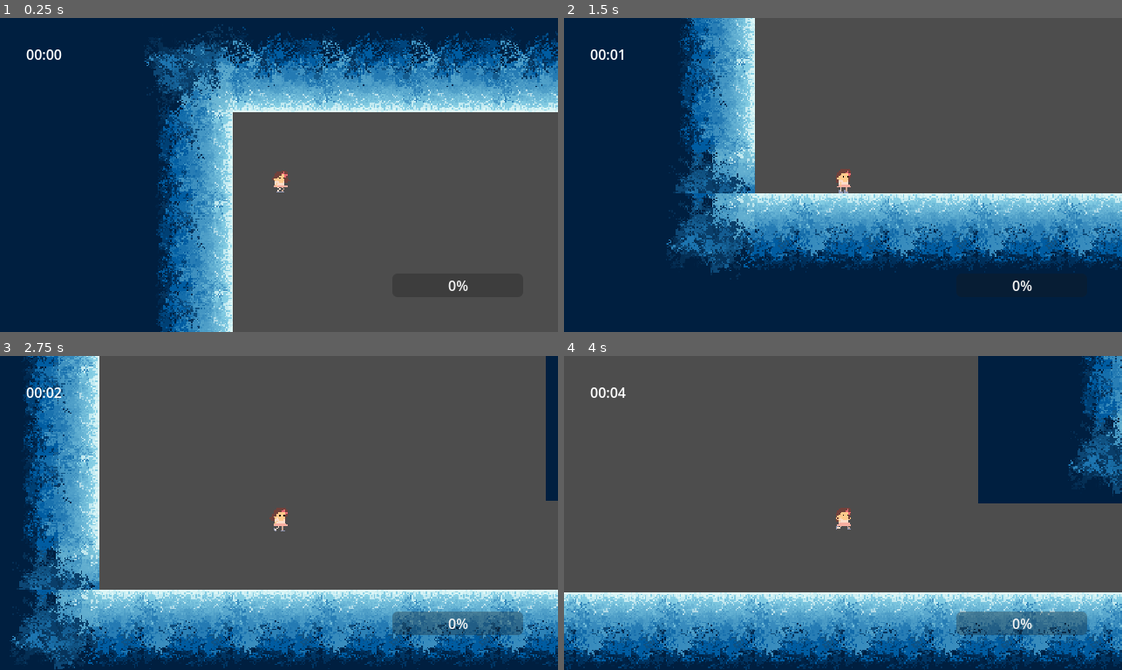
Above: before the commit, frames 1-4 (two rows, left to right).
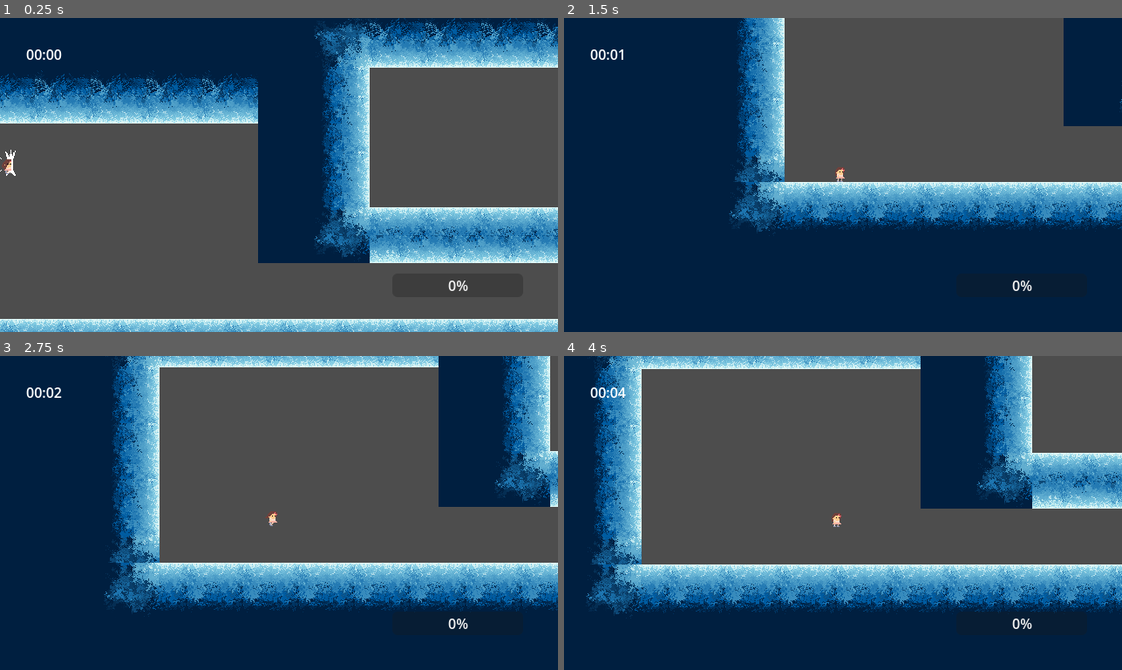
Above: after the commit, the same moments.

Repository: Bitsilisk/speedjam-8
Game: Godot game, scene res://scenes/testbed.tscn
The game is run twice, just before and just after one commit, with the same random seed, the same clock (stepped at 60 frames per second) and the same inputs.
Inputs (mouse positions are in pixels of both pictures, inside the frame that each line leads up to):
- Up to frame 1 (0.25 s): no input
- Up to frame 2 (1.5 s): tap Enter (enter) at 0.5 s; move the mouse to (965, 159) at 0.52 s; hold D (move_right) 0.53-1.28 s; hold Shift (flow_release, bound only before the commit) 0.53-1.28 s; click (965, 159) at 0.67 s; tap Space (jump) at 0.77, 0.8, 1.07, 1.35 s; move the mouse to (731, 190) at 1.27 s; hold Down (down) from 1.28 s (still down)
- Up to frame 3 (2.75 s): tap Space (jump) at 1.52, 1.82, 2.3 s; tap Shift (flow_release, bound only before the commit) at 1.55 s; move the mouse to (334, 443) at 2.02 s; release Down (down) at 2.03 s; hold D (move_right) from 2.03 s (still down); tap Enter (enter) at 2.1 s
- Up to frame 4 (4 s): move the mouse to (815, 575) at 2.77 s; release D (move_right) at 2.78 s; hold Up (up) 2.78-3.53 s; tap Shift (flow_release, bound only before the commit) at 2.85 s; click (815, 575) at 2.92 s; tap Space (jump) at 3.02, 3.32, 3.77, 3.8 s; move the mouse to (1010, 560) at 3.52 s; hold Left (left) from 3.53 s (still down); hold F from 3.53 s (still down)

The runs differ from the first frame. In frame 1, 67% of the frame differs, in the area x 0-100%, y 0-100%; in frame 2, 32%; in frame 3, 56%; in frame 4, 58%.
Error after the commit: Invalid access to property or key 'flow_release' on a base object of type 'CharacterBody2D (player.gd)'. (res://scenes/animation_player.gd:20)

Commit message:
Fix player camera, refactor flow a bit.

Diff:
--- a/project.godot
+++ b/project.godot
@@ -94,7 +94,7 @@
 "events": [Object(InputEventKey,"resource_local_to_scene":false,"resource_name":"","device":-1,"window_id":0,"alt_press …(195 unchanged characters)…
 ]
 }
-flow_release={
+use_flow={
 "deadzone": 0.5,
 "events": [Object(InputEventKey,"resource_local_to_scene":false,"resource_name":"","device":-1,"window_id":0,"alt_press …(195 unchanged characters)…
 ]
--- a/scenes/animation_player.gd
+++ b/scenes/animation_player.gd
@@ -22,6 +22,8 @@
 	elif player.stunned:
 		if is_playing():
 			play("fall_right")
+	elif player.on_wall:
+		play("wall_hang_right")
 	elif not player.is_on_floor():
 		if player.velocity.y > 0:
 			play("jump_right")
@@ -30,6 +32,9 @@
 	elif input_direction == 0:
 		play("idle")
 	elif input_direction != 0:
-		play("left")
+		if player.is_flow_speed():
+			play("spin")
+		else:
+			play("left")
 
 #func
--- a/scenes/player.gd
+++ b/scenes/player.gd
@@ -2,31 +2,30 @@
 
 const SLAM_SENSITIVITY:float = 10
 const TOP_SPEED:float = 300
+const TOP_FLOW_SPEED:float = 500
 const SPEED:float = .25
 const JUMP_SPEED:float = 300
 const WALL_DISTANCE:int = 16
 const COYOTE_LENGTH:float = .1
-
-@export var flow_speed_increase_by = 3
-@export var flow_speed_dropoff = 1
+const FLOW_SPEED_PERCENT:float = .75
+const FLOW_BUILD_RATE = 10
+const FLOW_DECAY_RATE = 1
 
 @onready var camera = $PhantomCamera2D
 @onready var forward_raycast:RayCast2D = $RayCast2D
 @onready var player_ui = $player_ui
 @onready var heart_particales = $GPUParticles2D
-
-# Flow, increases top speed
-var flow:float = 0
 @onready var sfx_jump: AudioStreamPlayer = $sfx_jump
 @onready var sfx_wallkick: AudioStreamPlayer = $sfx_wallkick
 @onready var sfx_land: AudioStreamPlayer = $sfx_land
 
-var flow_bar
-var flow_release: bool
+# Flow, increases top speed
+var flow:float = 0
 
 var last_velocity:Vector2
 var coyote_time:float = 0
 var stunned:bool
+var on_wall:bool = false
 
 func is_on_coyote_floor(delta:float) -> bool:
 	if is_on_floor():
@@ -37,15 +36,14 @@
 
 func _physics_process(delta):
 	rotate_raycast()
-	add_flow_progress()
-	release_flow()
 	check_stun()
 	apply_gravity(delta)
 	handle_input(delta)
-	camera.follow_offset = velocity * Vector2(.8,.5)
+	camera.follow_offset = velocity * Vector2(.2,.1)
 	if not is_zero_approx(velocity.x):
 		last_velocity = velocity
 	move_and_slide()
+	check_flow_state()
 
 func handle_input(delta:float):
 	var jump_input:bool = Input.is_action_just_pressed("jump")
@@ -56,15 +54,26 @@
 		else:
 			var new_direction = get_input_direction()
 			var new_velocity:float = new_direction * SPEED * delta * 1000.
-			if abs(velocity.x + new_velocity) < TOP_SPEED + flow:
+			if abs(velocity.x + new_velocity) < get_top_speed():
 				if new_direction != sign(last_velocity.x):
 					new_velocity *= 2
 				velocity.x += new_velocity
 	else:
 		if jump_input and forward_raycast.is_colliding():
-			velocity.x = TOP_SPEED * -sign(last_velocity.x)
+			velocity.x = get_top_speed() * -sign(last_velocity.x)
 			jump()
 			sfx_wallkick.play()
+
+	if Input.is_action_pressed("use_flow") and not is_zero_approx(player_ui.flow_bar.value):
+		flow += FLOW_BUILD_RATE
+		player_ui.flow_bar.value -= 0.5
+		heart_particales.emitting = true
+	else:
+		heart_particales.emitting = false
+		flow = max(0, flow-FLOW_DECAY_RATE)
+
+func get_top_speed():
+	return min(TOP_FLOW_SPEED, TOP_SPEED + flow)
 
 func apply_gravity(delta:float):
 	if not is_on_floor():
@@ -73,10 +82,15 @@
 func check_stun():
 	var movement_direction:int = sign(velocity.x)
 	if movement_direction == 0:
-		if abs(last_velocity.x) >= TOP_SPEED-SLAM_SENSITIVITY and is_on_floor():
+		var on_floor:bool = is_on_floor()
+		if abs(last_velocity.x) >= TOP_SPEED-SLAM_SENSITIVITY and on_floor:
 			stunned = true
+			on_wall = false
+		elif not on_floor:
+			on_wall = true
 	else:
 		stunned = false
+		on_wall = false
 
 func jump():
 	stunned = false
@@ -89,21 +103,11 @@
 func rotate_raycast():
 	forward_raycast.target_position.x = WALL_DISTANCE * sign(last_velocity.x)
 
-func add_flow_progress():
-	#if going at top speed on the floor
-	if velocity.length() > 295 && is_on_floor() && !flow_release:
+func is_flow_speed() -> bool:
+	return abs(velocity.x) > TOP_SPEED * FLOW_SPEED_PERCENT
+
+func check_flow_state():
+	if is_flow_speed():
 		player_ui.flow_bar.value += 1
-
-	# if close to edge and pressed jump
-	 #flow + 10
-
-func release_flow():
-	flow_release = Input.is_action_pressed("flow_release")
-
-	if flow_release && player_ui.flow_bar.value > 0.5 && !is_on_floor():
-		heart_particales.emitting = true
-		player_ui.flow_bar.value -= 0.5
-		flow += flow_speed_increase_by
 	else:
-		flow = max(0, flow-flow_speed_dropoff)
-		heart_particales.emitting = false
+		player_ui.flow_bar.value -= 1
--- a/scenes/player.tscn
+++ b/scenes/player.tscn
@@ -1,10 +1,11 @@
-[gd_scene load_steps=30 format=3 uid="uid://domm6pbbbfsyr"]
+[gd_scene load_steps=32 format=3 uid="uid://domm6pbbbfsyr"]
 
 [ext_resource type="Script" path="res://scenes/player.gd" id="1_j1fod"]
 [ext_resource type="Texture2D" uid="uid://cfnju1d77dxus" path="res://assets/sprites/player.png" id="2_5ntw6"]
 [ext_resource type="Script" path="res://scenes/animation_player.gd" id="3_kuqbb"]
 [ext_resource type="Texture2D" uid="uid://dlhtreyg365bu" path="res://assets/vfx/heart.png" id="4_68m44"]
-[ext_resource type="Script" path="res://scenes/player_camera.gd" id="4_osvtq"]
+[ext_resource type="Script" path="res://addons/phantom_camera/scripts/phantom_camera/phantom_camera_2d.gd" id="4_v484h"]
+[ext_resource type="Script" path="res://addons/phantom_camera/scripts/resources/tween_resource.gd" id="5_kljcr"]
 [ext_resource type="PackedScene" uid="uid://dyxx0rqk7uwp5" path="res://scenes/player_ui.tscn" id="5_prpfk"]
 [ext_resource type="AudioStream" uid="uid://c500eww8uikyx" path="res://assets/audio/sfx/icy_jump1.wav" id="8_id4vu"]
 [ext_resource type="AudioStream" uid="uid://crl3u6up67mag" path="res://assets/audio/sfx/icy_wallkick1.wav" id="9_3huay"]
@@ -245,6 +246,12 @@
 [sub_resource type="RectangleShape2D" id="RectangleShape2D_ukklg"]
 size = Vector2(7, 14)
 
+[sub_resource type="Resource" id="Resource_bosl4"]
+script = ExtResource("5_kljcr")
+duration = 1.0
+transition = 0
+ease = 2
+
 [sub_resource type="Curve" id="Curve_1kerf"]
 _data = [Vector2(0, 1), 0.0, 0.0, 0, 0, Vector2(0.238845, 1), 0.0, 0.0, 0, 0, Vector2(1, 0), 0.0, 0.0, 0, 0]
 point_count = 3
@@ -277,7 +284,7 @@
 texture = ExtResource("2_5ntw6")
 hframes = 8
 vframes = 7
-frame = 33
+frame = 28
 metadata/_aseprite_wizard_interface_config_ = {
 "pending_changes": {}
 }
@@ -306,14 +313,12 @@
 shape = SubResource("RectangleShape2D_ukklg")
 metadata/_edit_lock_ = true
 
-[node name="PhantomCamera2D" type="Node2D" parent="."]
-script = ExtResource("4_osvtq")
+[node name="PhantomCamera2D" type="Node2D" parent="." node_paths=PackedStringArray("follow_target")]
+script = ExtResource("4_v484h")
 follow_mode = 2
-zoom = Vector2(1.6, 1.6)
-snap_to_pixel = true
-tween_on_load = false
+follow_target = NodePath("..")
+tween_resource = SubResource("Resource_bosl4")
 follow_damping = true
-follow_damping_value = Vector2(0.5, 0.5)
 metadata/_edit_lock_ = true
 
 [node name="GPUParticles2D" type="GPUParticles2D" parent="."]
--- a/scenes/player_camera.gd
+++ b/scenes/player_camera.gd
@@ -1,5 +1,5 @@
 extends PhantomCamera2D
-func _process(delta):
+func _physics_process(delta):
 	if not _follow_target_physics_based or _is_active: return
 	print("Called!")
 	process_logic(delta)
--- a/scenes/testbed.tscn
+++ b/scenes/testbed.tscn
@@ -1577,9 +1577,7 @@
 position = Vector2(-415, -48)
 
 [node name="Camera2D" type="Camera2D" parent="."]
-physics_interpolation_mode = 1
 position = Vector2(-415, -48)
-zoom = Vector2(1.6, 1.6)
 metadata/_edit_lock_ = true
 
 [node name="PhantomCameraHost" type="Node" parent="Camera2D"]
